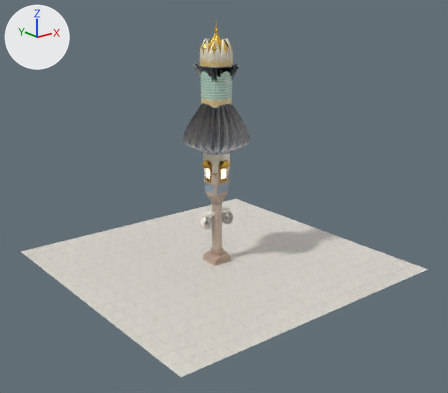
What one commit did to the glTF model madinah-umbrella/madinah_umbrella_closed.glb.
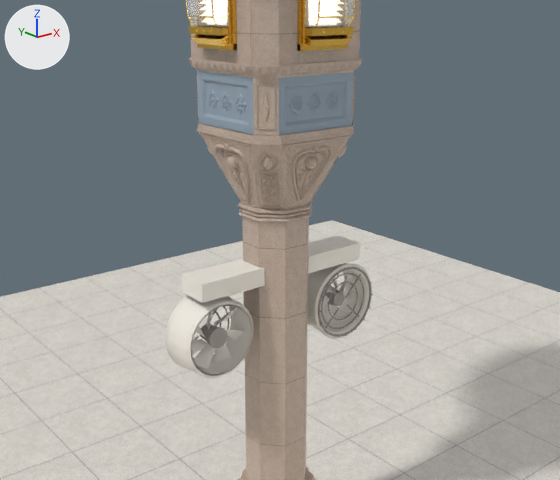
Old and new are each drawn whole from a 50 mm lens placed at (-32.93, -42.21, 22.93), pointed at (0.89, 0.06, 6.02) and again close up from a 50 mm lens placed at (-6.57, -8.3, 8.41), pointed at (0.22, 0.19, 5.02). The axes (+X, +Y, +Z) are drawn at upper left. The lights are the same throughout. The last two pictures show the newer version. Where no turn or scale is listed for an object, it has been applied to the vertices.

Objects in the first close-up: 'Capital_Core', 'Capital_Shield_and_Lattice_180', 'Capital_Shield_and_Lattice_270', 'Cooling_Fan_Guard_and_Mist_Ring_000', 'Cooling_Fan_Guard_and_Mist_Ring_180', 'Cooling_Fan_Housing_000', 'Cooling_Fan_Housing_180', 'Frieze_Slate_Star_Panel_180', 'Frieze_Slate_Star_Panel_270', 'Lamp_Glass_270', 'Lamp_Polished_Gilt_270', 'Lantern_Block_Granite', 'Piazza_Floor_27m', 'Shaft' and 13 more.
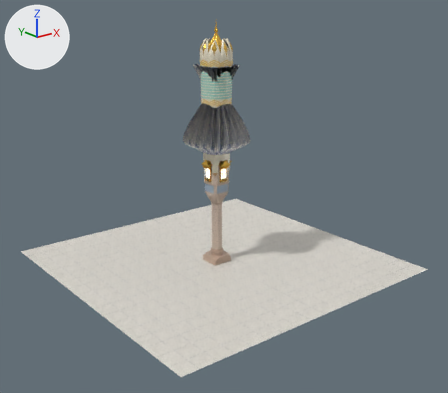
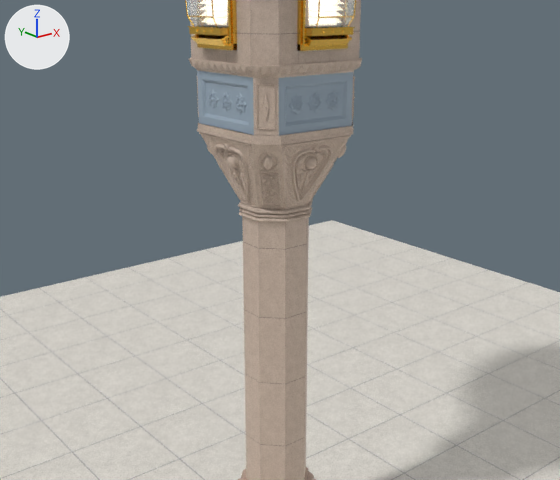
Edits to the bpy script that builds the scene:
```text
Remove ob_cooling_fan_housing_000:
    ob_cooling_fan_housing_000 = bpy.data.objects.new('Cooling_Fan_Housing_000', me_cooling_fan_housing)
    ob_cooling_fan_housing_000.parent = ob_cooling
    ob_cooling_fan_housing_000.location = (0.0, 0.0, 0.0)
Remove ob_cooling_fan_housing_180:
    ob_cooling_fan_housing_180 = bpy.data.objects.new('Cooling_Fan_Housing_180', me_cooling_fan_housing)
    ob_cooling_fan_housing_180.parent = ob_cooling
    ob_cooling_fan_housing_180.location = (0.0, 0.0, 0.0)
    ob_cooling_fan_housing_180.rotation_euler = (0.0, 0.0, 3.142)  # degrees (0, 0, 180)
Remove ob_cooling_fan_guard_and_mist_ring_000:
    ob_cooling_fan_guard_and_mist_ring_000 = bpy.data.objects.new('Cooling_Fan_Guard_and_Mist_Ring_000', me_cooling_fan_guard_and_mist_ring)
    ob_cooling_fan_guard_and_mist_ring_000.parent = ob_cooling
    ob_cooling_fan_guard_and_mist_ring_000.location = (0.0, 0.0, 0.0)
Remove ob_cooling_fan_guard_and_mist_ring_180:
    ob_cooling_fan_guard_and_mist_ring_180 = bpy.data.objects.new('Cooling_Fan_Guard_and_Mist_Ring_180', me_cooling_fan_guard_and_mist_ring)
    ob_cooling_fan_guard_and_mist_ring_180.parent = ob_cooling
    ob_cooling_fan_guard_and_mist_ring_180.location = (0.0, 0.0, 0.0)
    ob_cooling_fan_guard_and_mist_ring_180.rotation_euler = (0.0, 0.0, 3.142)  # degrees (0, 0, 180)
```

What differs and where, as boxes (x1, y1, x2, y2) in the close-ups (560 x 480 px):
'Cooling_Fan_Housing_180', deleted: before (165, 259, 265, 378)
'Cooling_Fan_Housing_000', deleted: before (308, 236, 372, 339)
'Cooling_Fan_Guard_and_Mist_Ring_000', deleted: before (318, 267, 373, 337)
'Cooling_Fan_Guard_and_Mist_Ring_180', deleted: before (167, 306, 232, 359)
